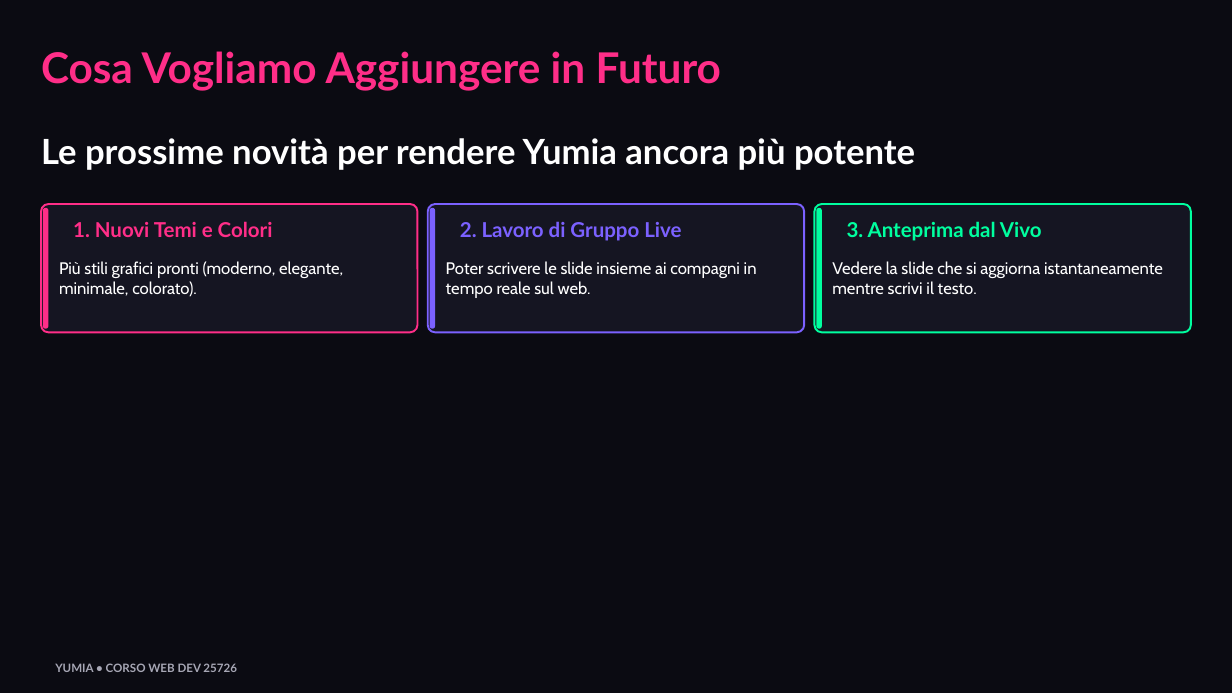
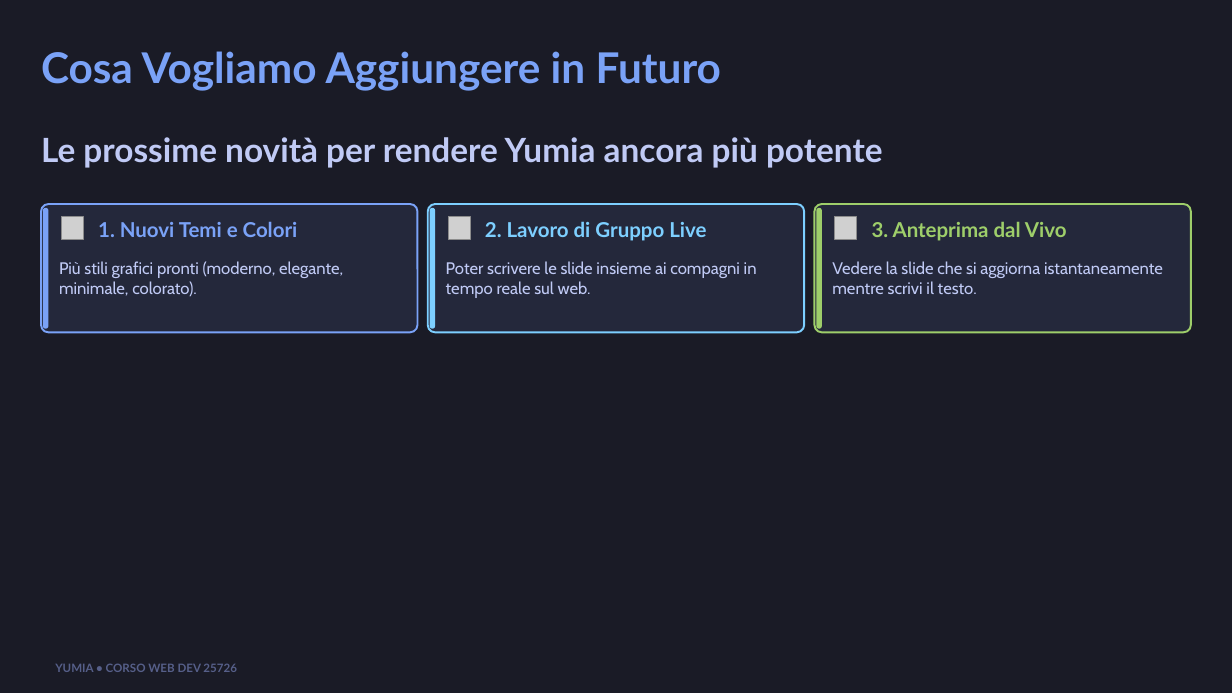
Before and after one commit to biagio-scaglia/Yumia-MD, a slide deck: slide 11 of presentation.pptx. Drawn at 1232x693 pixels with LibreOffice and Linux fonts; fonts in the diff are those of the drawing; grey boxes stand for pictures. Boxes give left, top, right and bottom in pixels: in the first picture for what was removed or moved away, otherwise in the second. Text is boxed around its words. In the diff, an @@ line names an element or a change of style, - is before the commit and + after.

```diff
--- a/presentation.pptx
+++ b/presentation.pptx
@@ background #0B0B12 to #1A1B26 @@
@@ text "Cosa Vogliamo Aggiungere in Futuro" at bbox=[41, 51, 721, 91]: text colour #FF2E88 to #7AA2F7 @@
@@ text "Le prossime novità per rendere ..." at bbox=[41, 137, 883, 168]: size 27 to 26 pt, text colour #FFFFFF to #C0CAF5 @@
@@ rounded rectangle at bbox=[41, 204, 417, 333]: fill #151522 to #24283B; outline #FF2E88 1.5 pt to #7AA2F7 1.5 pt @@
@@ rounded rectangle at bbox=[43, 208, 48, 329]: fill #FF2E88 to #7AA2F7 @@
@@ rounded rectangle at bbox=[428, 204, 804, 333]: fill #151522 to #24283B; outline #7B61FF 1.5 pt to #7DCFFF 1.5 pt @@
@@ rounded rectangle at bbox=[430, 208, 435, 329]: fill #7B61FF to #7DCFFF @@
@@ rounded rectangle at bbox=[814, 204, 1190, 333]: fill #151522 to #24283B; outline #00FF9F 1.5 pt to #9ECE6A 1.5 pt @@
@@ rounded rectangle at bbox=[816, 208, 822, 329]: fill #00FF9F to #9ECE6A @@
@@ picture added at bbox=[61, 217, 83, 239] @@
@@ text "1. Nuovi Temi e Colori" at bbox=[98, 221, 298, 237]: text colour #FF2E88 to #7AA2F7 @@
@@ text "1. Nuovi Temi e Colori": place and size @@
-text "1. Nuovi Temi e Colori" at bbox=[73, 221, 273, 237]
+text "1. Nuovi Temi e Colori" at bbox=[98, 221, 298, 237]
@@ picture added at bbox=[448, 217, 470, 239] @@
@@ text "2. Lavoro di Gruppo Live": place and size @@
-text "2. Lavoro di Gruppo Live" at bbox=[460, 221, 681, 241]
+text "2. Lavoro di Gruppo Live" at bbox=[485, 221, 706, 241]
@@ text "2. Lavoro di Gruppo Live" at bbox=[485, 221, 706, 241]: text colour #7B61FF to #7DCFFF @@
@@ picture added at bbox=[835, 217, 857, 239] @@
@@ text "3. Anteprima dal Vivo": place and size @@
-text "3. Anteprima dal Vivo" at bbox=[847, 221, 1042, 241]
+text "3. Anteprima dal Vivo" at bbox=[872, 221, 1067, 241]
@@ text "3. Anteprima dal Vivo" at bbox=[872, 221, 1067, 241]: text colour #00FF9F to #9ECE6A @@
@@ text colour #FFFFFF to #C0CAF5 in 3 elements at bbox=[59, 261, 343, 296], bbox=[446, 261, 757, 298], bbox=[832, 261, 1163, 294] @@
@@ text "YUMIA • CORSO WEB DEV ..." at bbox=[55, 663, 237, 672]: text colour #A7A7B5 to #565F89 @@
```
Also in this commit, not shown: 11 other slides changed, 22 other files.
